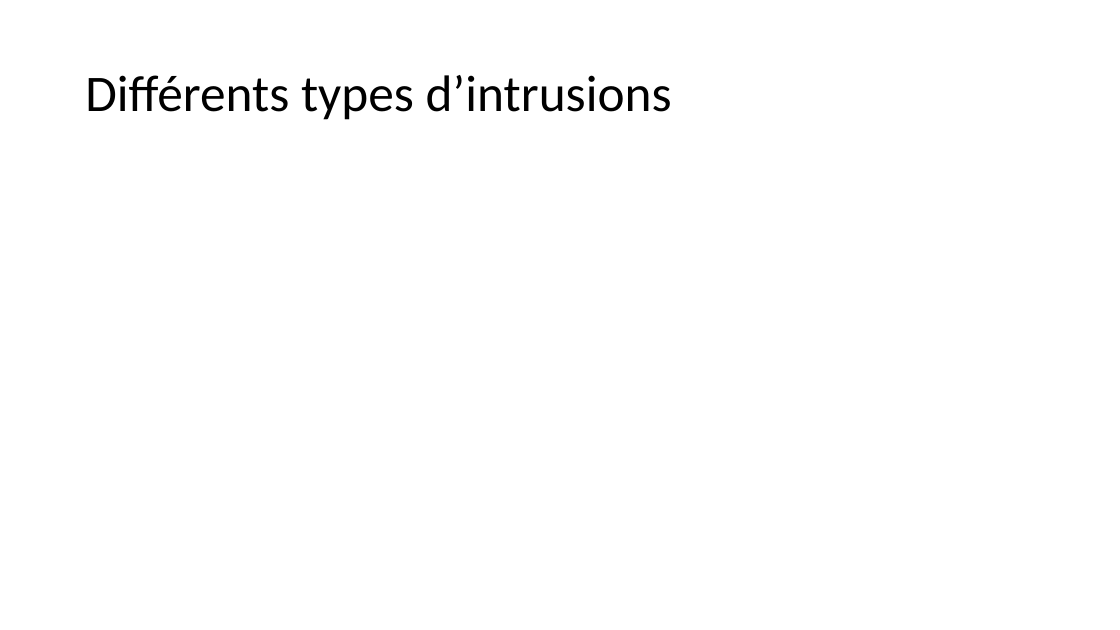
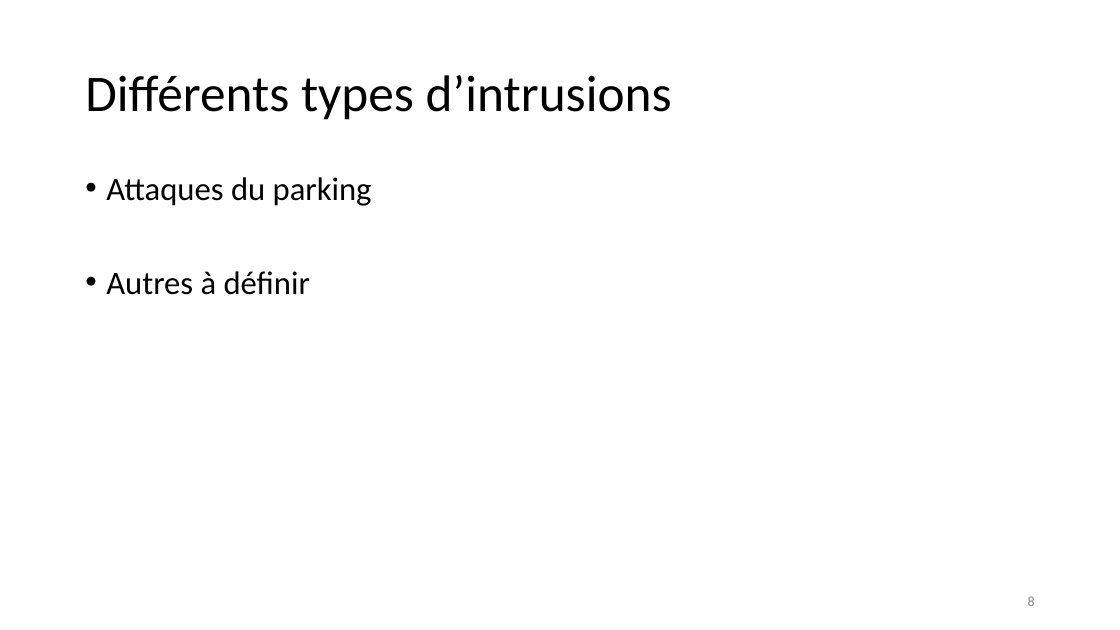
Before and after one commit to SquierDotQn/6lp-sniffer, a slide deck: slide 8 of Présentation1.odp (slide 9 before the commit). Drawn at 1120x630 pixels with LibreOffice and Linux fonts; fonts in the diff are those of the drawing; background and template pictures are left out. Boxes give left, top, right and bottom in pixels: in the first picture for what was removed or moved away, otherwise in the second. Text is boxed around its words. In the diff, an @@ line names an element or a change of style, - is before the commit and + after.

```diff
--- a/Présentation1.odp
+++ b/Présentation1.odp
@@ text added at (106, 177, 372, 295), 28 pt, text #000000 @@
+• Attaques du parking
+• Autres à définir
@@ page number added at (1028, 596, 1035, 606), 12 pt, text #898989 @@
+8
```
Also in this commit, not shown: 5 other slides changed, 3 slides added, 3 slides removed.
